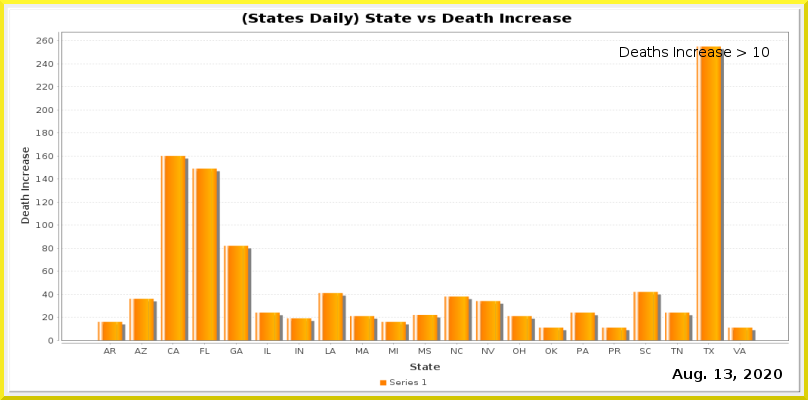
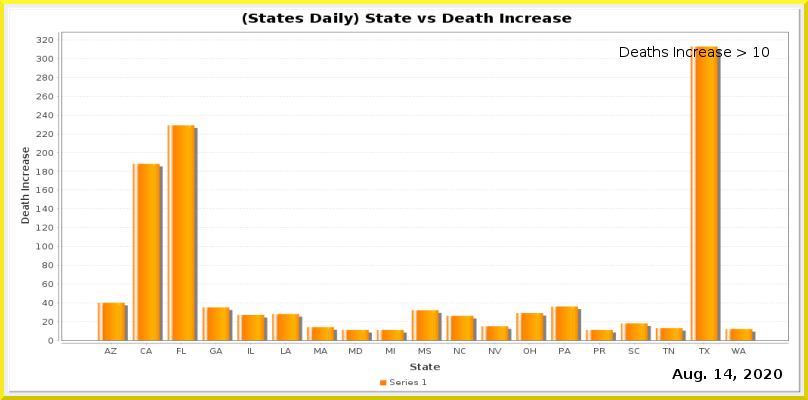
Two versions of the same layered image (808px x 400px). Layer-by-layer changes:
painted on "Current Date" over <box>724,369,732,379</box>
painted on "Date_vs_TestIncrease.png" over <box>36,37,789,354</box>
